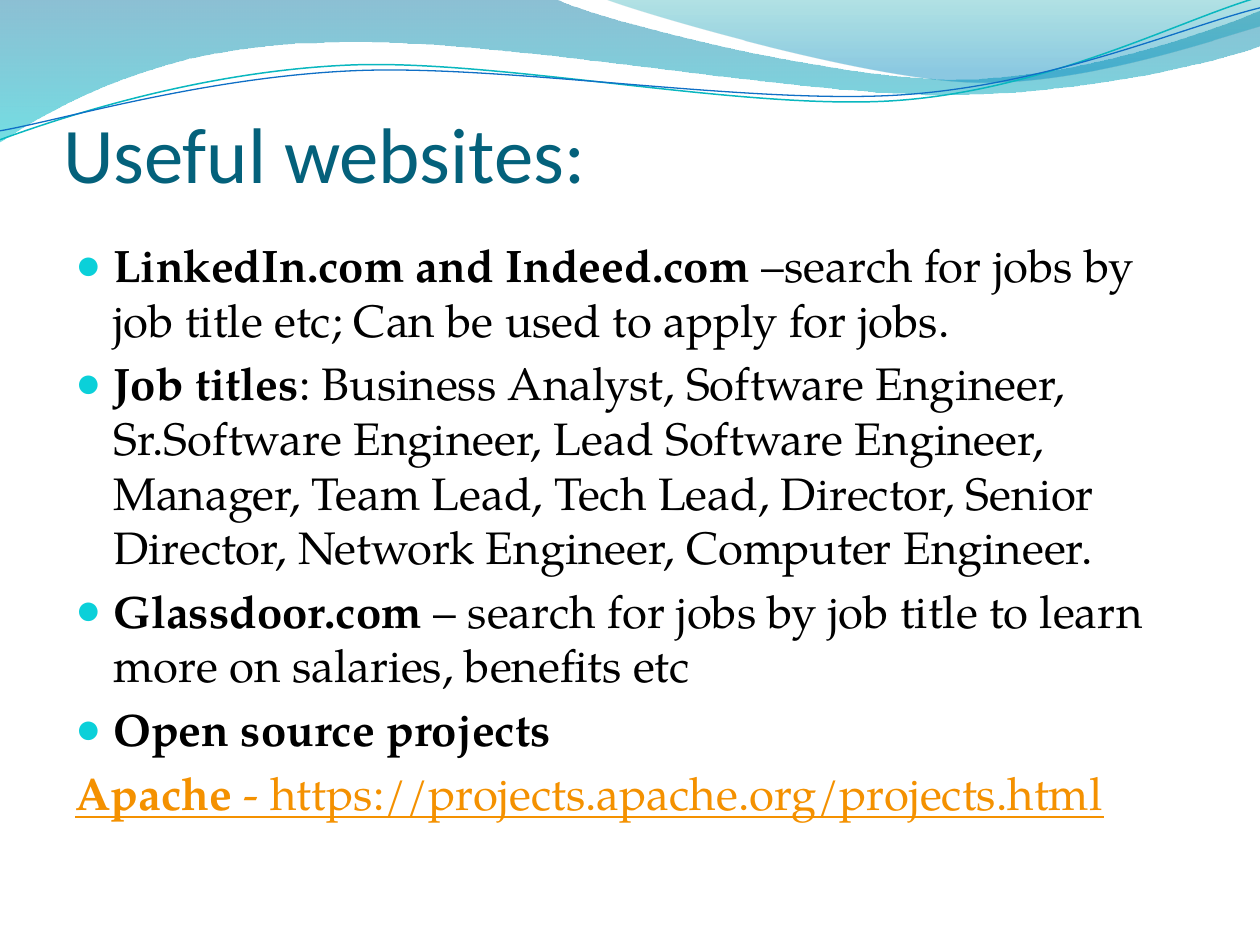
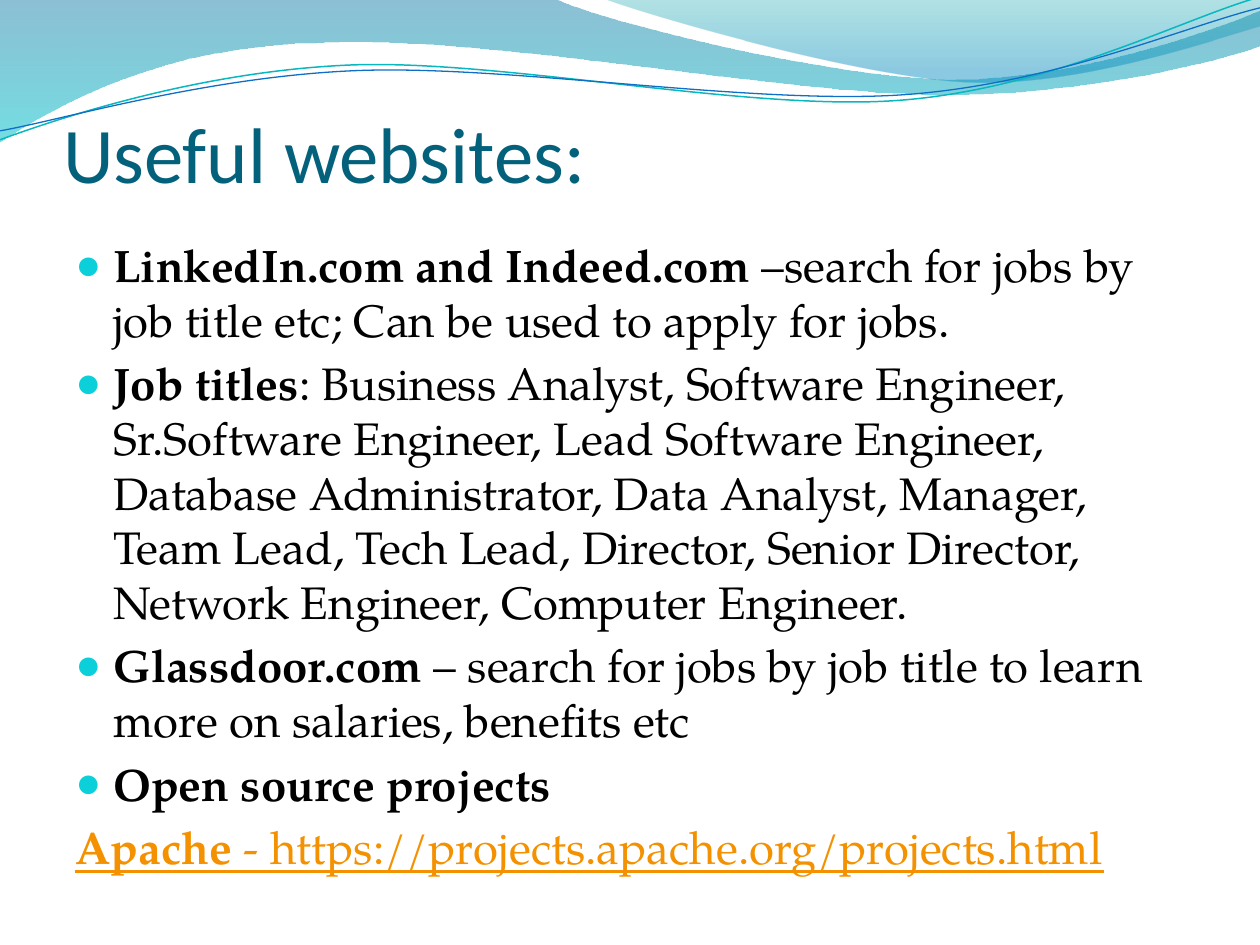
Before and after one commit to rkavitha/PresentationOnITIndustry, a slide deck: slide 13 of IT Industry.pptx. Drawn at 1260x945 pixels with LibreOffice and Linux fonts; fonts in the diff are those of the drawing; background and template pictures are left out. Boxes give left, top, right and bottom in pixels: in the first picture for what was removed or moved away, otherwise in the second. Text is boxed around its words. In the diff, an @@ line names an element or a change of style, - is before the commit and + after.

```diff
--- a/IT Industry.pptx
+++ b/IT Industry.pptx
@@ text at [113,366,1086,632]: text changed @@
-● Job titles: Business Analyst, Software Engineer, Sr.Software Engineer, Lead Software Engineer, Manager, Team Lead, Tech Lead, Director, Senior Director, Network Engineer, Computer Engineer.
+● Job titles: Business Analyst, Software Engineer, Sr.Software Engineer, Lead Software Engineer, Database Administrator, Data Analyst, Manager, Team Lead, Tech Lead, Director, Senior Director, Network Engineer, Computer Engineer.
```
Also in this commit, not shown: 3 other slides changed.
